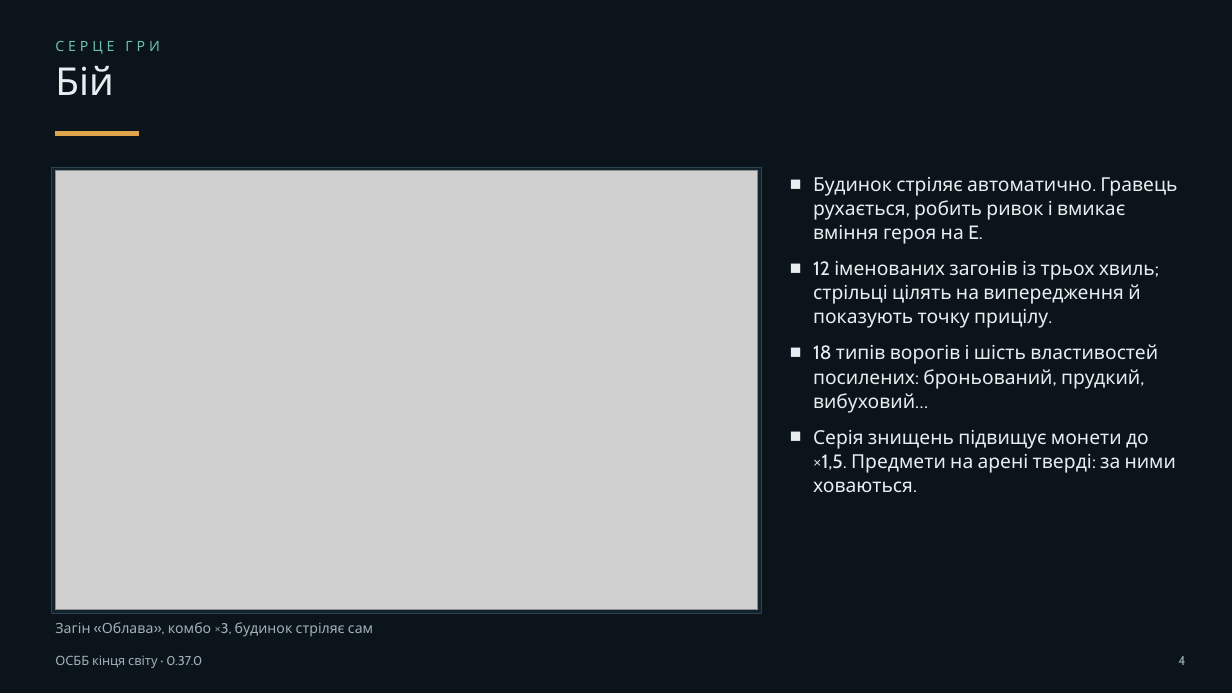
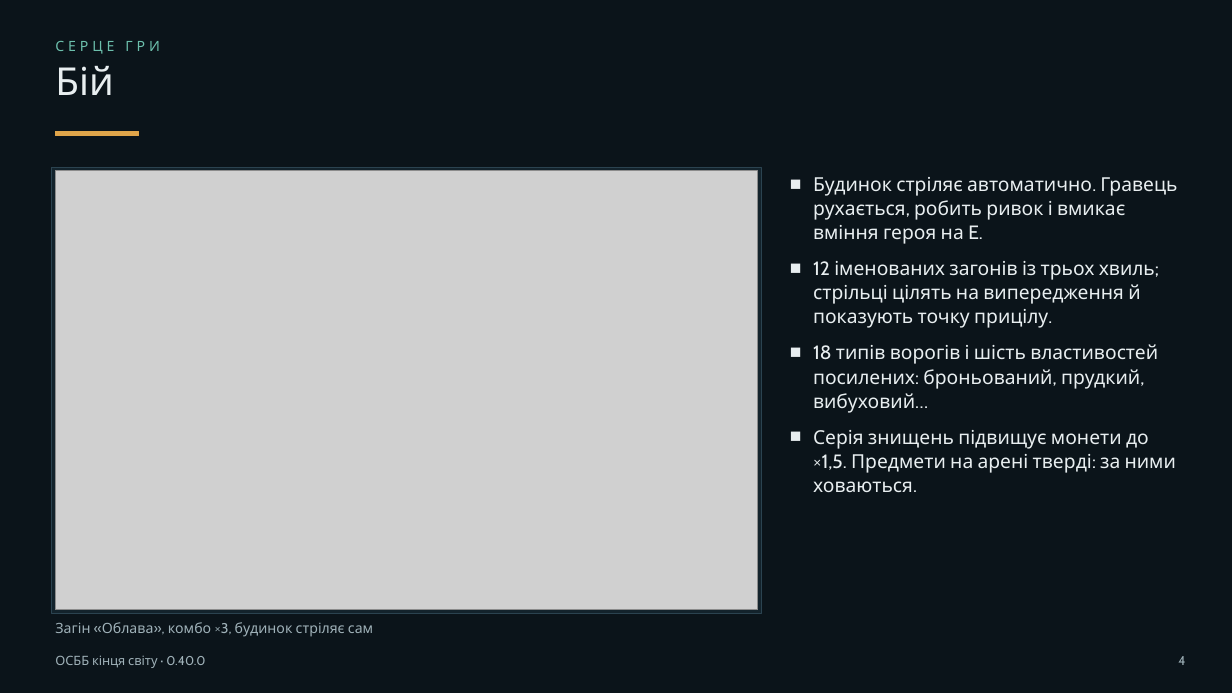
Before and after one commit to valera99686/osbb-end-of-world, a slide deck: slide 4 of docs/presentation/osbb-presentation.pptx. Drawn at 1232x693 pixels with LibreOffice and Linux fonts; fonts in the diff are those of the drawing; grey boxes stand for pictures. Boxes give left, top, right and bottom in pixels: in the first picture for what was removed or moved away, otherwise in the second. Text is boxed around its words. In the diff, an @@ line names an element or a change of style, - is before the commit and + after.

```diff
--- a/docs/presentation/osbb-presentation.pptx
+++ b/docs/presentation/osbb-presentation.pptx
@@ text at box(55, 655, 205, 668): text changed @@
-ОСББ кінця світу · 0.37.0
+ОСББ кінця світу · 0.40.0
```
Also in this commit, not shown: 13 other slides changed, 5 slides added, 37 other files.
